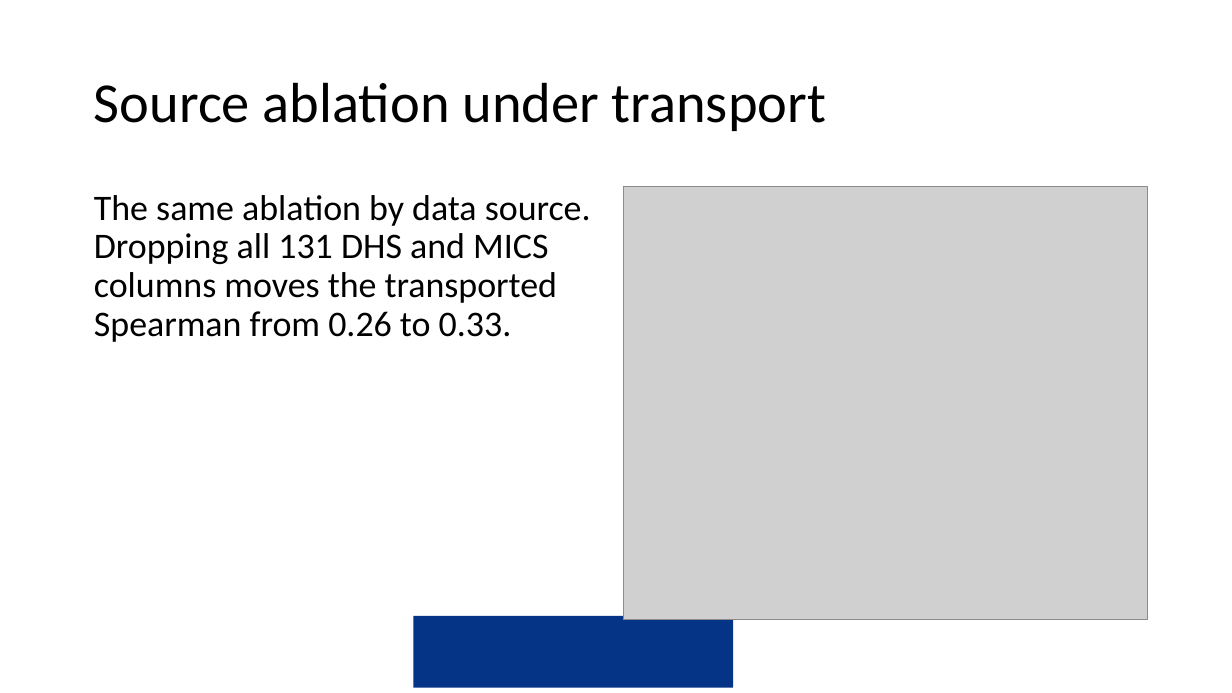
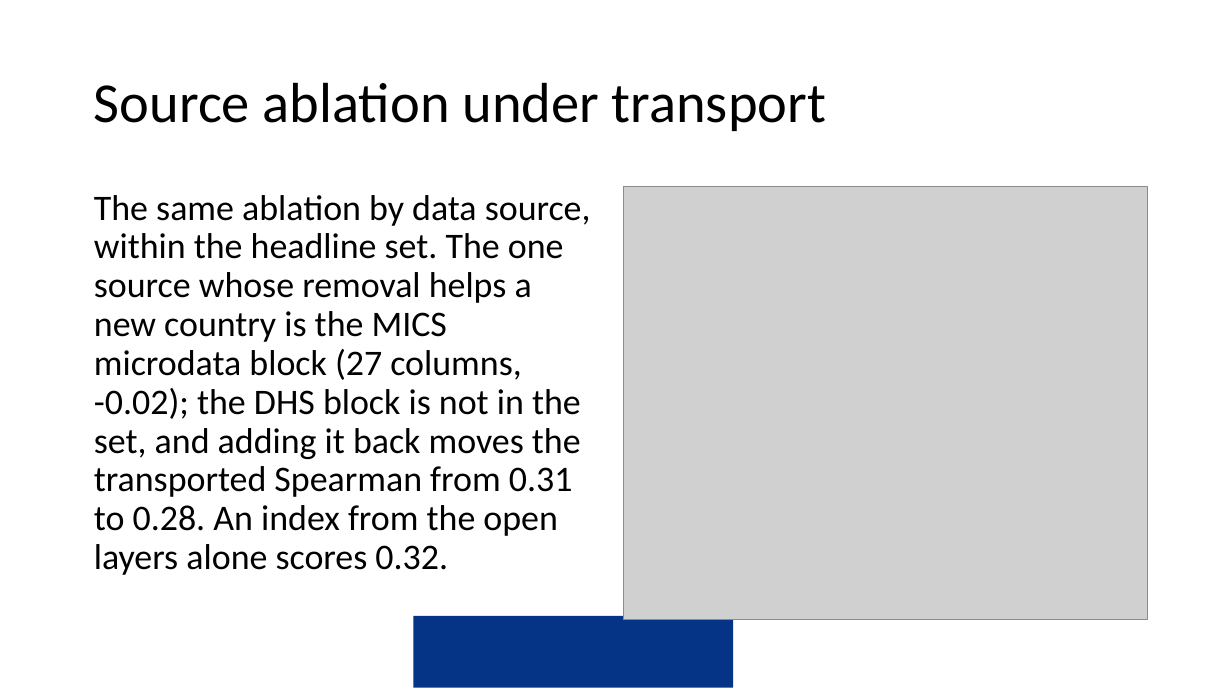
Before and after one commit to amertens/mn-prediction, a slide deck: slide 28 of docs/slides/MN-proxy-Ghana-presentation-2026-09.pptx. Drawn at 1232x693 pixels with LibreOffice and Linux fonts; fonts in the diff are those of the drawing; grey boxes stand for pictures; background and template pictures are left out. Boxes give left, top, right and bottom in pixels: in the first picture for what was removed or moved away, otherwise in the second. Text is boxed around its words. In the diff, an @@ line names an element or a change of style, - is before the commit and + after.

```diff
--- a/docs/slides/MN-proxy-Ghana-presentation-2026-09.pptx
+++ b/docs/slides/MN-proxy-Ghana-presentation-2026-09.pptx
@@ text at (94,195,591,575): text changed @@
-The same ablation by data source. Dropping all 131 DHS and MICS columns moves the transported Spearman from 0.26 to 0.33.
+The same ablation by data source, within the headline set. The one source whose removal helps a new country is the MICS microdata block (27 columns, -0.02); the DHS block is not in the set, and adding it back moves the transported Spearman from 0.31 to 0.28. An index from the open layers alone scores 0.32.
```
Also in this commit, not shown: 21 other slides changed, 19 other files.
